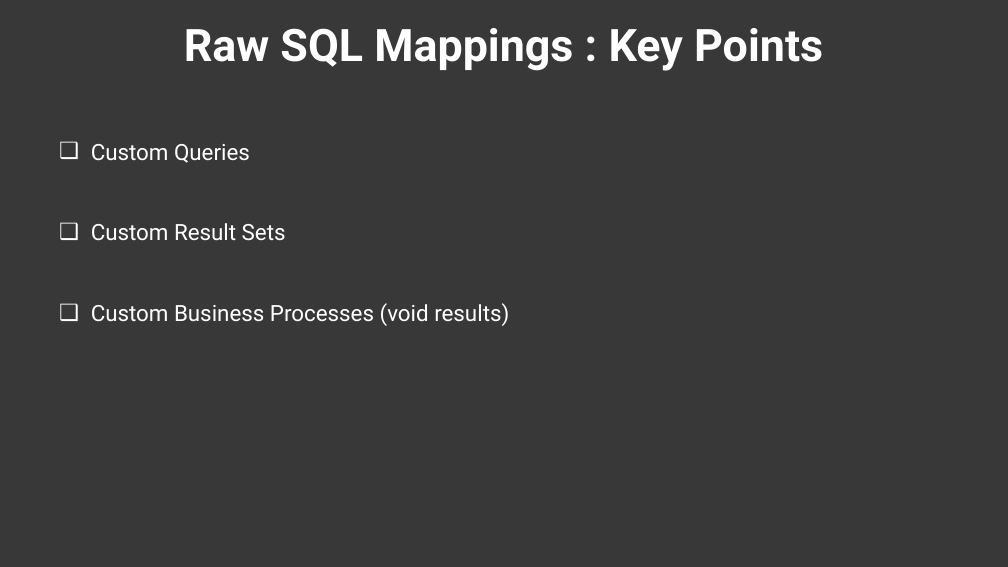
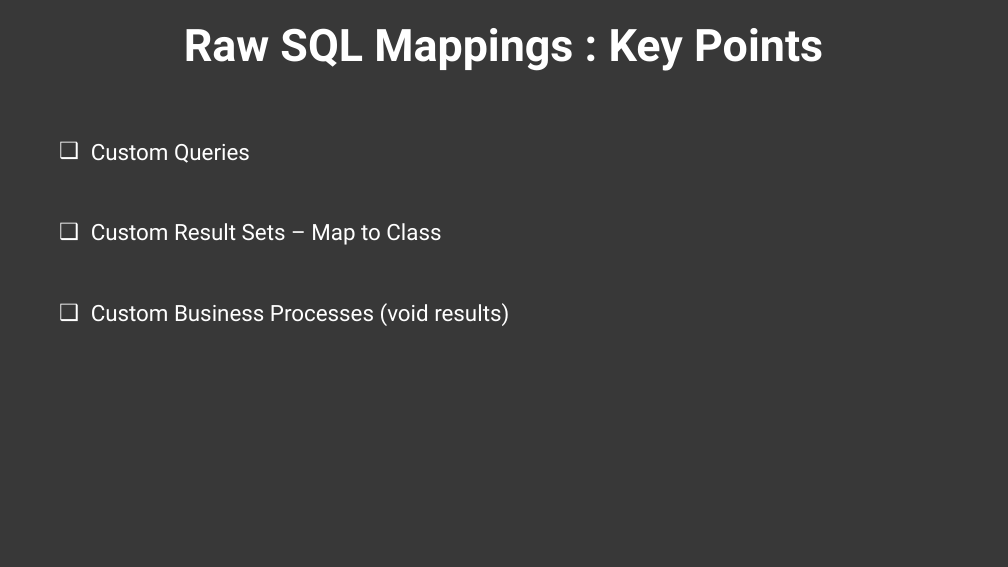
Before and after one commit to ec-council-learning/Entity-Fundamentals-Using-.NET-6, a slide deck: slide 24 of Sections/Section 3/Entity Fundamentals Using .NET 6_Section 3.pptx (slide 21 before the commit). Drawn at 1008x567 pixels with LibreOffice and Linux fonts; fonts in the diff are those of the drawing; background and template pictures are left out; a plain dark background stands for a picture behind light text. Boxes give left, top, right and bottom in pixels: in the first picture for what was removed or moved away, otherwise in the second. Text is boxed around its words. In the diff, an @@ line names an element or a change of style, - is before the commit and + after.

```diff
--- a/Sections/Section 3/Entity Fundamentals Using .NET 6_Section 3.pptx
+++ b/Sections/Section 3/Entity Fundamentals Using .NET 6_Section 3.pptx
@@ text at [91,223,441,245]: text changed @@
-❑ Custom Result Sets
+❑ Custom Result Sets – Map to Class
```
Also in this commit, not shown: 2 other slides changed, 3 slides added, 26 other files.
